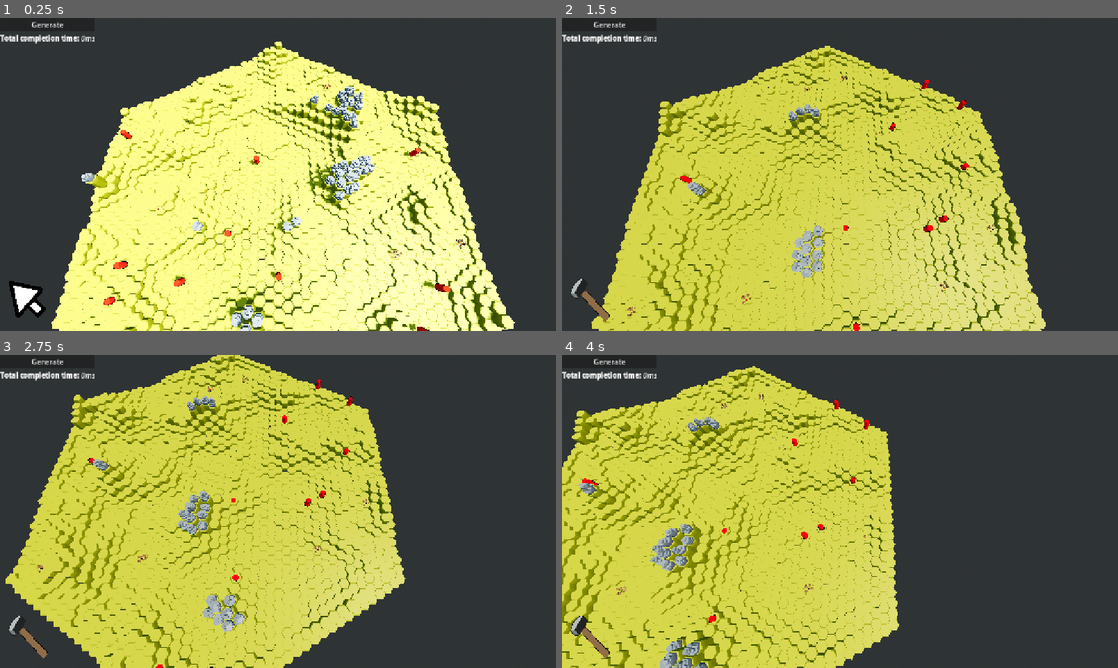
Above: before the commit, frames 1-4 (two rows, left to right).
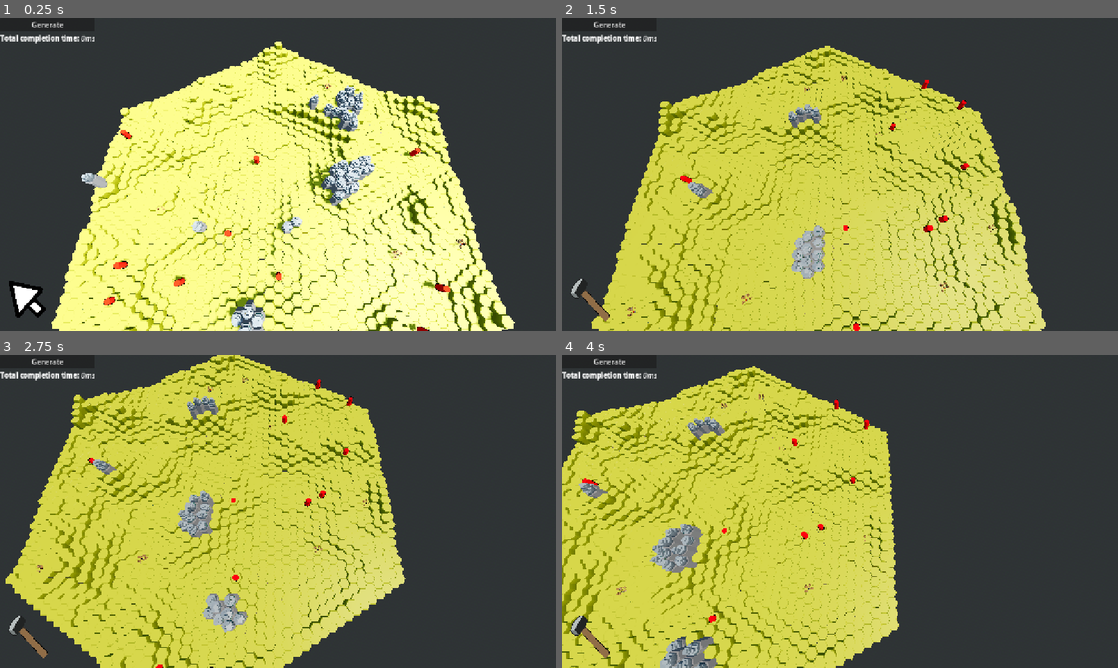
Above: after the commit, the same moments.

Repository: forzinkahd/HexaKingdomGameRepo
Game: Godot game, scene res://Scenes/GameScene.tscn
Same seed, same stepped clock (60 frames per second), same inputs: the game is played once before the commit and once after it.
Inputs (mouse positions are in pixels of both pictures, inside the frame that each line leads up to):
- Up to frame 1 (0.25 s): no input
- Up to frame 2 (1.5 s): click "Generate" at 0.5 s; tap Enter at 1.25 s; move the mouse to (962, 158) at 1.27 s; hold D (MoveRight) from 1.28 s (still down); tap 2 (Build) at 1.35 s; click (962, 158) at 1.42 s
- Up to frame 3 (2.75 s): move the mouse to (166, 527) at 2.02 s; release D (MoveRight) at 2.03 s; hold S (MoveBackwards) from 2.03 s (still down); click (166, 527) at 2.1 s
- Up to frame 4 (4 s): move the mouse to (895, 442) at 2.77 s; release S (MoveBackwards) at 2.78 s; hold D (MoveRight) 2.78-3.53 s; right-click (895, 442) at 2.85 s; move the mouse to (812, 574) at 3.52 s; hold W (MoveForward) from 3.53 s (still down); tap Q (RotateCameraLeft) at 3.6 s; click (812, 574) at 3.67 s

The runs differ from the first frame. In frame 1, 0.8% of the frame differs, in the area x 15-77%, y 24-100%; in frame 2, 0.4%; in frame 3, 0.6%; in frame 4, 0.9%, in the area x 4-52%, y 21-100%.

Commit message:
Reworked Mountain foundation

Diff:
--- /dev/null
+++ b/Assets/Materials/tile_mountain_material.tres
@@ -0,0 +1,4 @@
+[gd_resource type="StandardMaterial3D" format=3 uid="uid://810qp6o1r85h"]
+
+[resource]
+albedo_color = Color(0.5370113, 0.5370113, 0.5370112, 1)
--- a/Resources/world_theme.gd
+++ b/Resources/world_theme.gd
@@ -20,5 +20,7 @@
 
 @export_category("Mountains")
 @export var mountain_scenes: Array[PackedScene] = []
+@export var mountain_foundation_scene: PackedScene
+@export var mountain_foundation_bottom_scene: PackedScene
 @export var mountain_min_height_units: int = 10
 @export_range(0.0, 1.0) var mountain_chance: float = 1.0
--- a/Resources/world_theme_resource.tres
+++ b/Resources/world_theme_resource.tres
@@ -5,6 +5,8 @@
 [ext_resource type="PackedScene" uid="uid://bl352o7gs21jg" path="res://Scenes/TerrainVoxels/tile_base_grass_bottom.tscn" id="2_p2yq6"]
 [ext_resource type="PackedScene" uid="uid://ct484gotrc7f7" path="res://Scenes/TerrainVoxels/tile_base_grass_padding.tscn" id="3_vxiry"]
 [ext_resource type="PackedScene" uid="uid://du1nc7olqmlcm" path="res://Scenes/TerrainVoxels/tile_base_mountain_a.tscn" id="4_87rje"]
+[ext_resource type="PackedScene" uid="uid://4klafvl10mep" path="res://Scenes/TerrainVoxels/tile_base_mountain_foundation.tscn" id="4_ckmn6"]
+[ext_resource type="PackedScene" uid="uid://rt1qpmhcyumk" path="res://Scenes/TerrainVoxels/tile_base_mountain_foundation_bottom.tscn" id="4_dmiqk"]
 [ext_resource type="PackedScene" uid="uid://byphhysv82hgg" path="res://Scenes/TerrainVoxels/tile_base_mountain_b.tscn" id="5_ckmn6"]
 [ext_resource type="PackedScene" uid="uid://byhc0yq1qpn5n" path="res://Scenes/TerrainVoxels/tile_base_mountain_c.tscn" id="6_dmiqk"]
 
@@ -18,4 +20,6 @@
 dirt_bottom_scene = ExtResource("2_p2yq6")
 grass_padding_scene = ExtResource("3_vxiry")
 mountain_scenes = Array[PackedScene]([ExtResource("4_87rje"), ExtResource("5_ckmn6"), ExtResource("6_dmiqk")])
+mountain_foundation_scene = ExtResource("4_ckmn6")
+mountain_foundation_bottom_scene = ExtResource("4_dmiqk")
 metadata/_custom_type_script = "uid://bfdmepmayfg4u"
--- /dev/null
+++ b/Scenes/TerrainVoxels/hex_mountain_bottom_color.tscn
@@ -0,0 +1,9 @@
+[gd_scene format=3 uid="uid://cfhtherimhbmd"]
+
+[ext_resource type="PackedScene" uid="uid://dag367ensbige" path="res://Assets/Meshes/Terrain/base/hex_grass_bottom.gltf" id="1_74v1j"]
+[ext_resource type="Material" uid="uid://810qp6o1r85h" path="res://Assets/Materials/tile_mountain_material.tres" id="2_ss1dg"]
+
+[node name="hex_mountain_bottom" unique_id=1077968790 instance=ExtResource("1_74v1j")]
+
+[node name="hex_grass_bottom" parent="." index="0" unique_id=1335029555]
+material_override = ExtResource("2_ss1dg")
--- a/Scenes/TerrainVoxels/tile_base_mountain_foundation.tscn
+++ b/Scenes/TerrainVoxels/tile_base_mountain_foundation.tscn
@@ -1,7 +1,8 @@
 [gd_scene format=3 uid="uid://4klafvl10mep"]
 
-[ext_resource type="PackedScene" uid="uid://b0ab0f65syp4s" path="res://Assets/Meshes/Terrain/base/hex_grass.gltf" id="1_3ftup"]
+[ext_resource type="PackedScene" uid="uid://cvbk55xqvdsjc" path="res://Scenes/TerrainVoxels/tile_base_mountain_foundation_color.tscn" id="1_3ftup"]
 
 [node name="tile_base_mountain_foundation" type="Node3D" unique_id=827766065]
 
-[node name="hex_grass2" parent="." unique_id=1467486147 instance=ExtResource("1_3ftup")]
+[node name="hex_mountain" parent="." unique_id=1467486147 instance=ExtResource("1_3ftup")]
+transform = Transform3D(0.749978, 0, 0.433, 0, 1, 0, -0.433, 0, 0.749978, 0, 0, 0)
--- /dev/null
+++ b/Scenes/TerrainVoxels/tile_base_mountain_foundation_bottom.tscn
@@ -0,0 +1,8 @@
+[gd_scene format=3 uid="uid://rt1qpmhcyumk"]
+
+[ext_resource type="PackedScene" uid="uid://cfhtherimhbmd" path="res://Scenes/TerrainVoxels/hex_mountain_bottom_color.tscn" id="1_kslkp"]
+
+[node name="Tile_base_mountain_foundation_bottom" type="Node3D" unique_id=1895134628]
+
+[node name="hex_mountain_bottom" parent="." unique_id=1077968790 instance=ExtResource("1_kslkp")]
+transform = Transform3D(0.749978, 0, 0.433, 0, 1, 0, -0.433, 0, 0.749978, 0, 1, 0)
--- /dev/null
+++ b/Scenes/TerrainVoxels/tile_base_mountain_foundation_color.tscn
@@ -0,0 +1,9 @@
+[gd_scene format=3 uid="uid://cvbk55xqvdsjc"]
+
+[ext_resource type="PackedScene" uid="uid://b0ab0f65syp4s" path="res://Assets/Meshes/Terrain/base/hex_grass.gltf" id="1_poikb"]
+[ext_resource type="Material" uid="uid://810qp6o1r85h" path="res://Assets/Materials/tile_mountain_material.tres" id="2_k35dj"]
+
+[node name="hex_mountain" unique_id=1467486147 instance=ExtResource("1_poikb")]
+
+[node name="hex_grass" parent="." index="0" unique_id=448530669]
+material_override = ExtResource("2_k35dj")
--- a/scripts/WorldGen/Voxel/voxel_generator.gd
+++ b/scripts/WorldGen/Voxel/voxel_generator.gd
@@ -336,7 +336,11 @@
 
 #################################################################
 
+var _cap_by_xz := {}
+var _bottom_by_xz := {}
+
 func _spawn_surface_tiles(chunk: Chunk) -> void:
+	_cap_by_xz.clear()
 	var half_step_h := settings.voxel_height * 0.5
 
 	for v: Voxel in map:
@@ -348,10 +352,12 @@
 		var cap_y := float(v.height_units) * half_step_h
 		cap.position = Vector3(v.world_position.x, cap_y, v.world_position.z)
 		chunk.add_child(cap)
+		_cap_by_xz[v.grid_position_xz] = cap
 
 
 
 func _spawn_columns(chunk: Chunk) -> void:
+	_bottom_by_xz.clear()
 	var half_step_h := settings.voxel_height * 0.5
 
 	for v: Voxel in map:
@@ -374,6 +380,7 @@
 		bottom.position = Vector3(v.world_position.x, 0.0, v.world_position.z)
 
 		chunk.add_child(bottom)
+		_bottom_by_xz[v.grid_position_xz] = bottom
 
 
 func _build_surface_from_map() -> Array[Voxel]:
@@ -473,6 +480,41 @@
 		m.rotation.y = rng.randi_range(0, 5) * PI / 3
 
 		chunk.add_child(m)
+
+		# replace foundation of mountain tile
+		if theme.mountain_foundation_scene != null:
+			var key: Vector2i = v.grid_position_xz
+			var old_cap: Node3D = _cap_by_xz.get(key)
+
+			if old_cap != null:
+				var pos := old_cap.position
+				var rot := old_cap.rotation
+				old_cap.queue_free()
+
+				var new_cap := theme.mountain_foundation_scene.instantiate() as Node3D
+				new_cap.position = pos
+				new_cap.rotation = rot
+				chunk.add_child(new_cap)
+				_cap_by_xz[key] = new_cap
+
+		# replace bottom column of mountain tile
+		if theme.mountain_foundation_bottom_scene != null:
+			var key: Vector2i = v.grid_position_xz
+			var old_bottom: Node3D = _bottom_by_xz.get(key)
+
+			if old_bottom != null:
+				var pos_b := old_bottom.position
+				var rot_b := old_bottom.rotation
+				var scale_b := old_bottom.scale
+				old_bottom.queue_free()
+
+				var new_bottom := theme.mountain_foundation_bottom_scene.instantiate() as Node3D
+				new_bottom.position = pos_b
+				new_bottom.rotation = rot_b
+				new_bottom.scale = scale_b # IMPORTANT: keep same height scaling
+				chunk.add_child(new_bottom)
+				_bottom_by_xz[key] = new_bottom
+
 
 
 func _tile_seed(v: Voxel, salt: int) -> int:
